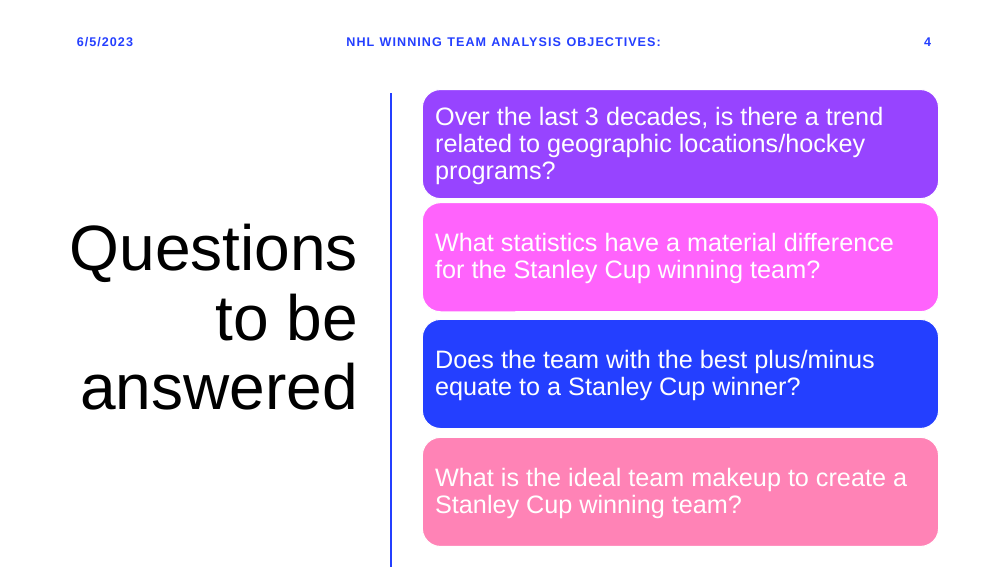
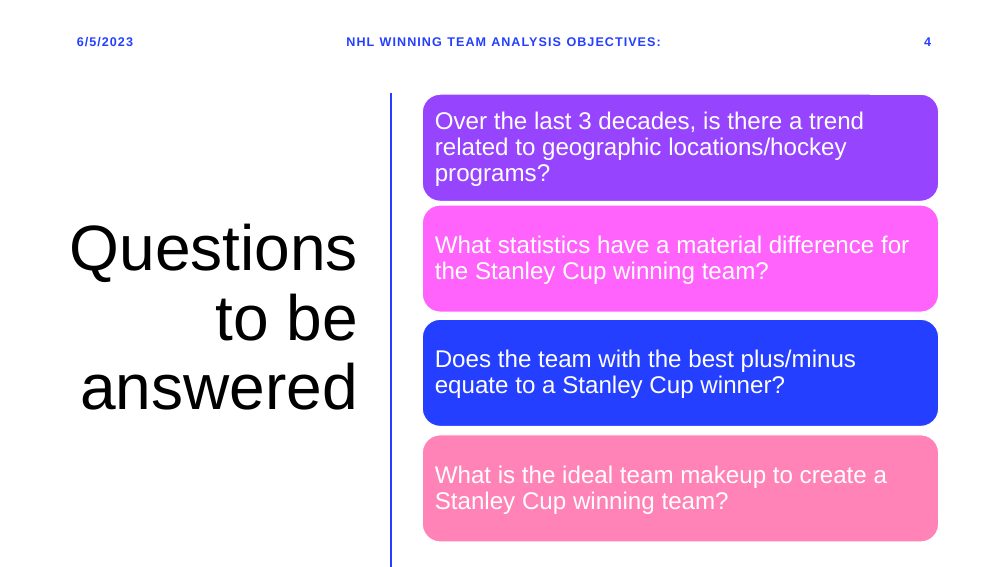
Before and after one commit to rbrennan55/project-sports-analytics-NHL, a slide deck: slide 4 of project-1-nhl.pptx. Drawn at 1008x567 pixels with LibreOffice and Linux fonts; fonts in the diff are those of the drawing. Boxes give left, top, right and bottom in pixels: in the first picture for what was removed or moved away, otherwise in the second. Text is boxed around its words. In the diff, an @@ line names an element or a change of style, - is before the commit and + after.

```diff
--- a/project-1-nhl.pptx
+++ b/project-1-nhl.pptx
@@ rounded rectangle: place and size @@
-rounded rectangle at bbox=[423, 89, 939, 198]
+rounded rectangle at bbox=[423, 95, 939, 202]
@@ size 24 to 23 pt in 4 elements at bbox=[435, 349, 856, 398], bbox=[435, 235, 909, 284], bbox=[435, 465, 887, 514], bbox=[435, 111, 864, 186] @@
@@ rounded rectangle: place and size @@
-rounded rectangle at bbox=[423, 437, 939, 546]
+rounded rectangle at bbox=[423, 435, 939, 542]
```
Also in this commit, not shown: 1 other slide changed.
